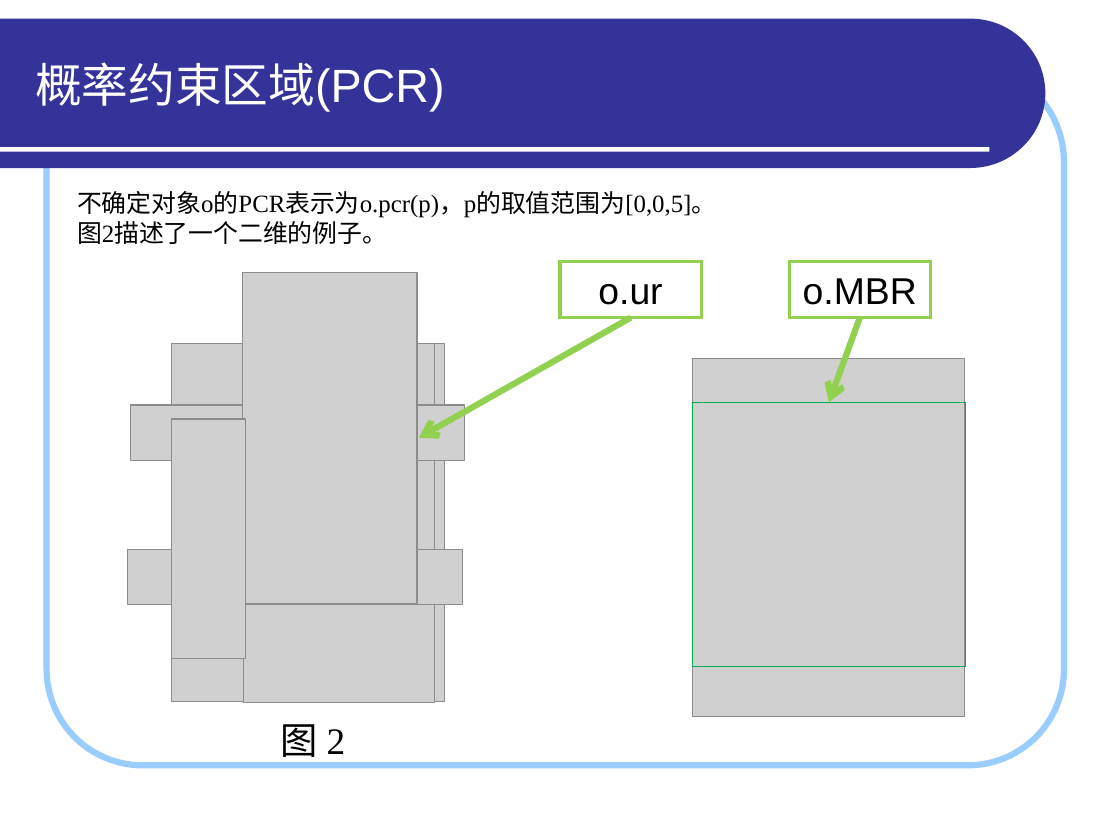
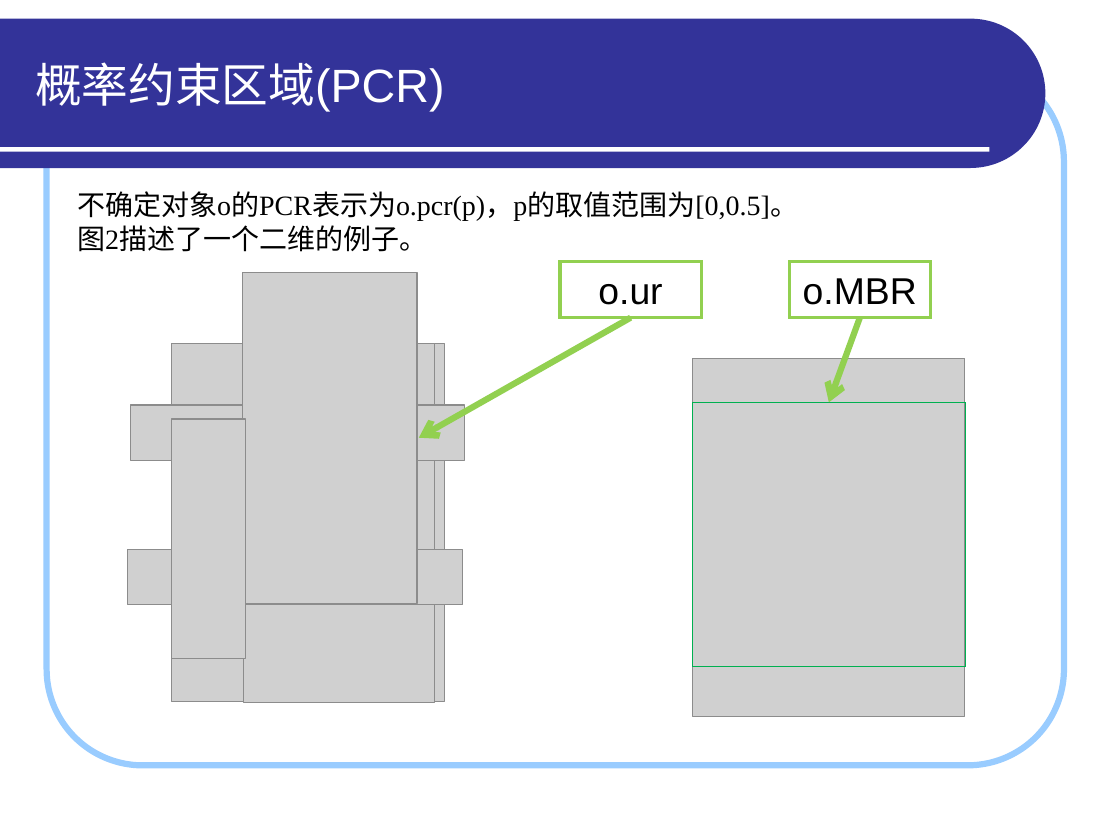
Before and after one commit to HiltonWei/wpstest, a slide deck: slide 15 of branches/区钺坚/读书报告/答辩演示_区钺坚.ppt (slide 10 before the commit). Drawn at 1120x840 pixels with LibreOffice and Linux fonts; fonts in the diff are those of the drawing; grey boxes stand for pictures. Boxes give left, top, right and bottom in pixels: in the first picture for what was removed or moved away, otherwise in the second. Text is boxed around its words. In the diff, an @@ line names an element or a change of style, - is before the commit and + after.

```diff
--- a/branches/区钺坚/读书报告/答辩演示_区钺坚.ppt
+++ b/branches/区钺坚/读书报告/答辩演示_区钺坚.ppt
@@ text at box(77, 191, 798, 221): text changed; size 16 to 18 pt @@
-不确定对象o的PCR表示为o.pcr(p)，p的取值范围为[0,0,5]。
+不确定对象o的PCR表示为o.pcr(p)，p的取值范围为[0,0.5]。
@@ text at box(77, 225, 427, 252): size 16 to 18 pt in "图2描述了一个二维的例子。" @@
@@ text removed at box(281, 724, 346, 764) @@
-图 2
```
Also in this commit, not shown: 7 other slides changed, 5 slides added, 1 other file.
